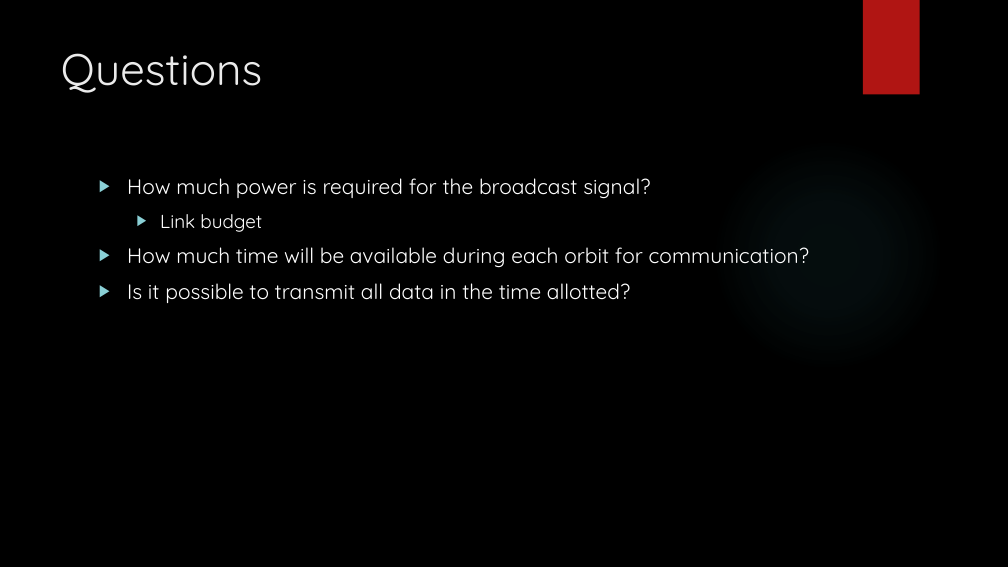
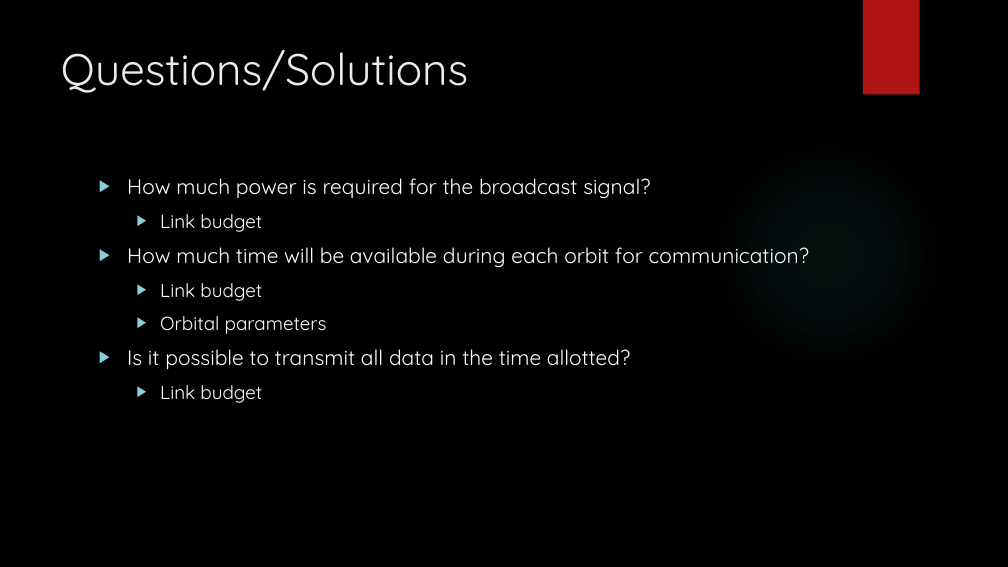
Before and after one commit to HASP-UMN/CubeSat, a slide deck: slide 5 of Presentations/Communication Slides.pptx (slide 7 before the commit). Drawn at 1008x567 pixels with LibreOffice and Linux fonts; fonts in the diff are those of the drawing; background and template pictures are left out. Boxes give left, top, right and bottom in pixels: in the first picture for what was removed or moved away, otherwise in the second. Text is boxed around its words. In the diff, an @@ line names an element or a change of style, - is before the commit and + after.

Commit message:
Added Solution Plan

```diff
--- a/Presentations/Communication Slides.pptx
+++ b/Presentations/Communication Slides.pptx
@@ title at [61, 49, 468, 93]: text changed @@
-Questions
+Questions/Solutions
@@ text at [160, 283, 327, 334]: paragraphs added @@
+  ▶ Link budget
+  ▶ Orbital parameters
@@ text at [160, 385, 262, 403]: paragraph added @@
+  ▶ Link budget
```
